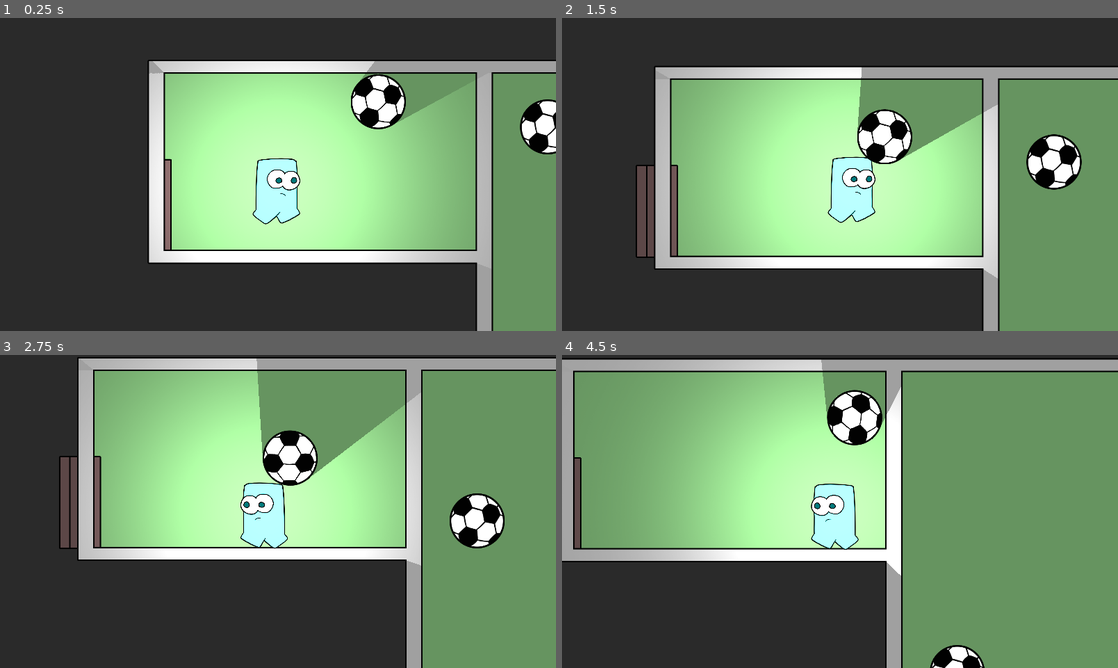
Above: before the commit, frames 1-4 (two rows, left to right).
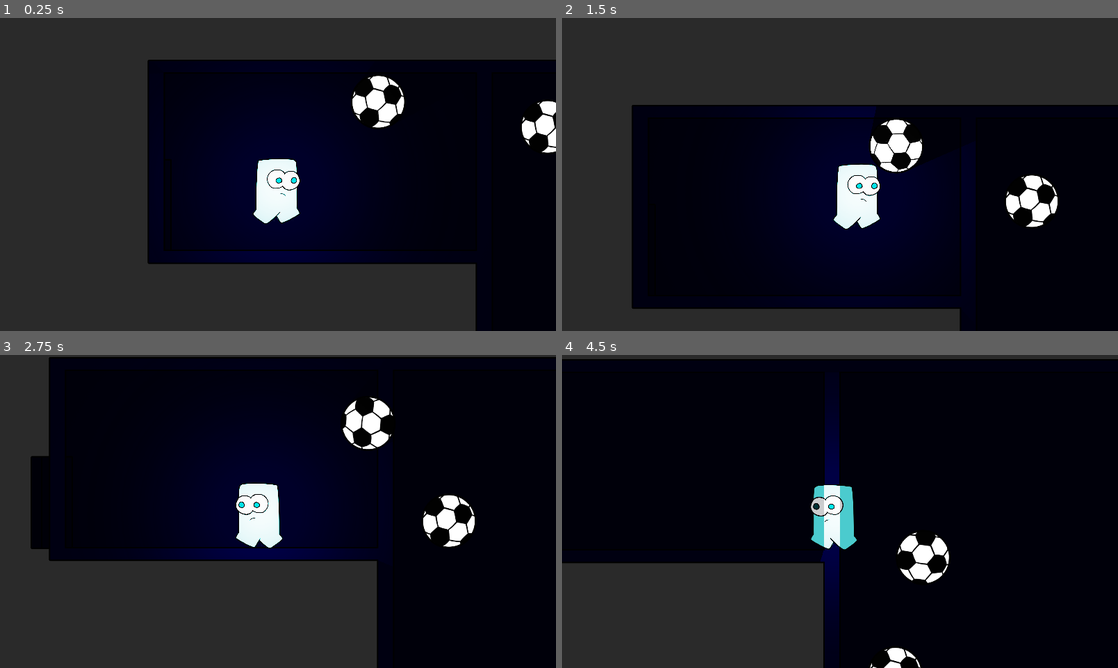
Above: after the commit, the same moments.

Repository: Project-escape/protype-1
Game: Godot game, scene res://scenes/levelsample.tscn
Two runs of this game, one before a commit and one after it. Both use one fixed random seed, a clock stepped at 60 frames per second and the inputs below.
Inputs:
- Up to frame 1 (0.25 s): no input
- Up to frame 2 (1.5 s): hold Right (right) from 0.53 s (still down); tap E (action) at 0.6, 1.35 s; tap Space (jump) at 0.77 s
- Up to frame 3 (2.75 s): tap Space (jump) at 1.52 s; release Right (right) at 2.03 s; hold Left (left) from 2.03 s (still down); tap E (action) at 2.1 s
- Up to frame 4 (4.5 s): release Left (left) at 2.78 s; hold Right (right) 2.78-4.28 s; tap E (action) at 2.85, 3.6, 4.35 s; tap Space (jump) at 3.02, 3.77 s; hold Left (left) from 4.28 s (still down)

The runs differ from the first frame. In frame 1, 47% of the frame differs, in the area x 26-100%, y 13-100%; in frame 2, 67%; in frame 3, 68%; in frame 4, 81%, in the area x 0-100%, y 1-100%.

Commit message:
added lesser visibility and dark background.

Diff:
--- a/scenes/gameboy.tscn
+++ b/scenes/gameboy.tscn
@@ -29,6 +29,11 @@
 "name": "idle",
 "speed": 5.0
 }, {
+"frames": [ SubResource( 1 ), SubResource( 2 ), SubResource( 3 ) ],
+"loop": true,
+"name": "walk",
+"speed": 5.0
+}, {
 "frames": [ ExtResource( 6 ), ExtResource( 1 ), ExtResource( 6 ) ],
 "loop": true,
 "name": "air",
@@ -37,11 +42,6 @@
 "frames": [ ExtResource( 1 ) ],
 "loop": true,
 "name": "jump",
-"speed": 5.0
-}, {
-"frames": [ SubResource( 1 ), SubResource( 2 ), SubResource( 3 ) ],
-"loop": true,
-"name": "walk",
 "speed": 5.0
 } ]
 
@@ -53,12 +53,19 @@
 script = ExtResource( 2 )
 
 [node name="Light2D" type="Light2D" parent="."]
-position = Vector2( 2, -1 )
+position = Vector2( 0.218017, -2.7818 )
+rotation = -0.00153396
 texture = ExtResource( 4 )
-texture_scale = 1.5
+texture_scale = 0.98
+color = Color( 1, 1, 1, 0.298039 )
+energy = 3.99
+mode = 2
+range_z_min = -20
+range_z_max = 20
 shadow_enabled = true
 
 [node name="Sprite" type="AnimatedSprite" parent="."]
+modulate = Color( 1, 1, 1, 0.8 )
 position = Vector2( -5.62134, 17.1515 )
 frames = SubResource( 4 )
 animation = "jump"
--- a/scenes/levelsample.tscn
+++ b/scenes/levelsample.tscn
@@ -32,35 +32,31 @@
 position = Vector2( 959.279, 540.278 )
 texture = ExtResource( 6 )
 
-[node name="room3" parent="." instance=ExtResource( 1 )]
+[node name="rooms" type="Node2D" parent="."]
+modulate = Color( 0, 0, 0.105882, 1 )
+
+[node name="room3" parent="rooms" instance=ExtResource( 1 )]
 position = Vector2( 2314.54, -177.338 )
 rotation = 0.0767945
 
-[node name="room4" parent="." instance=ExtResource( 3 )]
+[node name="room4" parent="rooms" instance=ExtResource( 3 )]
 position = Vector2( 486.637, -2889.18 )
 
-[node name="room5" parent="." instance=ExtResource( 4 )]
+[node name="room5" parent="rooms" instance=ExtResource( 4 )]
 position = Vector2( 380.89, -679.752 )
 
-[node name="room6" parent="." instance=ExtResource( 1 )]
+[node name="room6" parent="rooms" instance=ExtResource( 1 )]
 position = Vector2( 2396.26, -1922.71 )
 rotation = 0.102974
 
-[node name="room7" parent="." instance=ExtResource( 4 )]
+[node name="room7" parent="rooms" instance=ExtResource( 4 )]
 position = Vector2( 4575.37, 1809.65 )
 
-[node name="room8" parent="." instance=ExtResource( 3 )]
+[node name="room8" parent="rooms" instance=ExtResource( 3 )]
 position = Vector2( 6505.32, -146.694 )
 
-[node name="room2" parent="." instance=ExtResource( 2 )]
+[node name="room2" parent="rooms" instance=ExtResource( 2 )]
 position = Vector2( 5187.63, -47.4583 )
-
-[node name="gameboy" parent="." instance=ExtResource( 5 )]
-position = Vector2( -17.5225, -3129.69 )
-
-[node name="Camera2D" type="Camera2D" parent="gameboy"]
-current = true
-smoothing_enabled = true
 
 [node name="football" parent="." instance=ExtResource( 7 )]
 position = Vector2( 416.956, -3417.44 )
@@ -76,3 +72,10 @@
 
 [node name="football" parent="football/football3" instance=ExtResource( 7 )]
 position = Vector2( 1077.23, 459.871 )
+
+[node name="gameboy" parent="." instance=ExtResource( 5 )]
+position = Vector2( -17.5225, -3129.69 )
+
+[node name="Camera2D" type="Camera2D" parent="gameboy"]
+current = true
+smoothing_enabled = true
--- a/script/door.gd
+++ b/script/door.gd
@@ -1,8 +1,8 @@
 extends Node2D
 
 onready var area: Area2D = $AreaDetector
-#var closed = false
-var closed = true
+#var closed = false  this thing also have minor bug
+var closed = false
 
 func _ready() -> void:
 	set_process(false)
--- a/script/gameboy.gd
+++ b/script/gameboy.gd
@@ -1,9 +1,9 @@
 extends KinematicBody2D
 var velocity = Vector2(0,0)
 var coins = 0
-const SPEED = 250
+const SPEED = 350
 const GRAVITY = 35
-const JUMPFORCE = -900
+const JUMPFORCE = -1500
 func _physics_process(_delta):
 	if Input.is_action_pressed("right"):
 		velocity.x = SPEED
